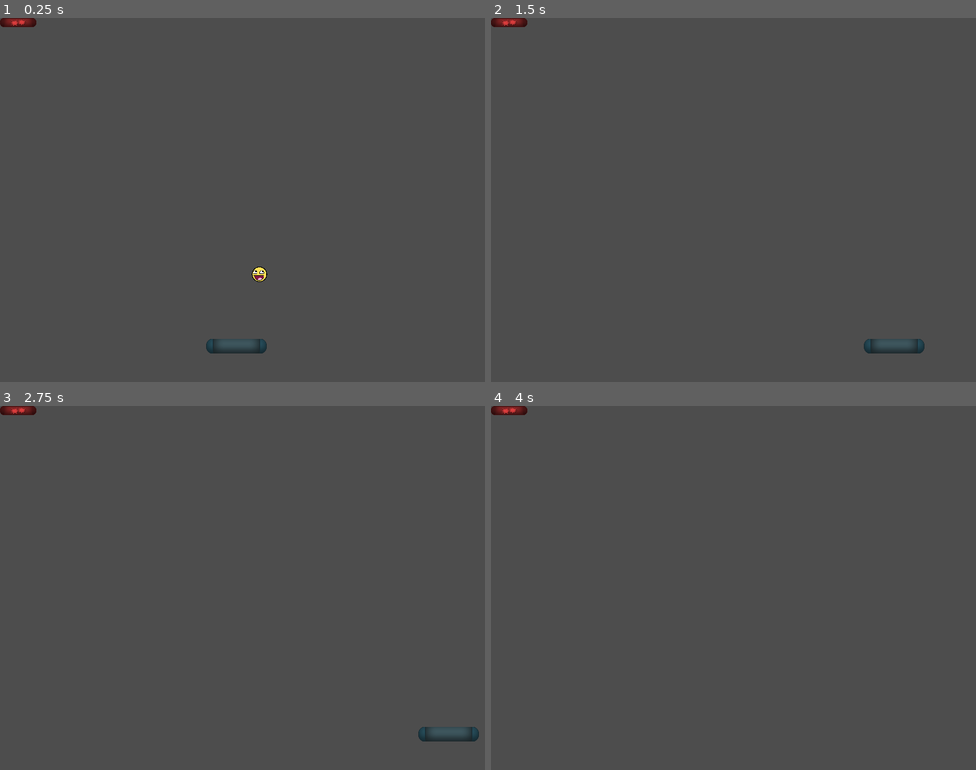
Above: before the commit, frames 1-4 (two rows, left to right).
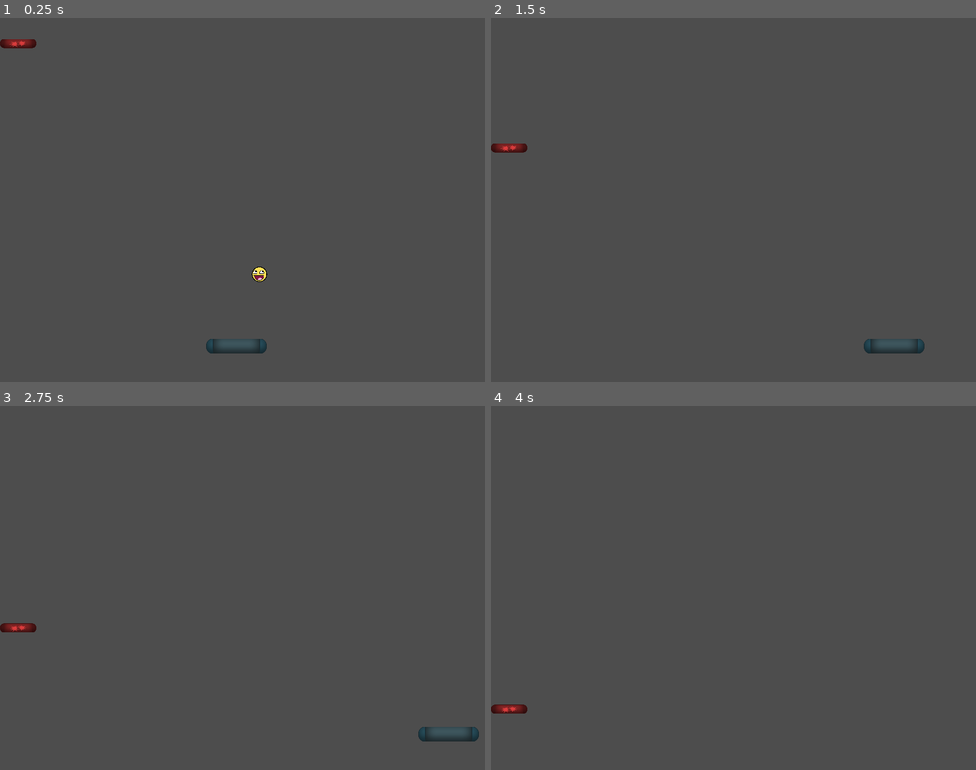
Above: after the commit, the same moments.

Repository: Drahiri/Breakout
Game: Godot game, scene res://power_ups/power_up_chaos.tscn
Two runs of this game, one before a commit and one after it. Both use one fixed random seed, a clock stepped at 60 frames per second and the inputs below. This scene is started directly instead of the project's main scene.
Inputs:
- Up to frame 1 (0.25 s): no input
- Up to frame 2 (1.5 s): hold Right (move_right) 0.53-1.28 s; hold Left (move_left) from 1.28 s (still down)
- Up to frame 3 (2.75 s): release Left (move_left) at 2.03 s; hold Right (move_right) from 2.03 s (still down)
- Up to frame 4 (4 s): release Right (move_right) at 3.53 s; hold Left (move_left) from 3.53 s (still down)

The runs differ from the first frame. In frame 1, 0.4% of the frame differs, in the area x 0-8%, y 0-9%; in frame 2, 0.4%; in frame 3, 0.4%, in the area x 0-8%, y 0-63%; in frame 4, 0.4%.

Commit message:
Add effects to Power Ups
Added to:
* increase
* passthrough
* speed
* sticky

Diff:
--- a/ball.gd
+++ b/ball.gd
@@ -5,6 +5,9 @@
 
 @onready var _direction: Vector2 = initial_direction.normalized()
 @onready var speed: float = initial_speed
+
+var sticky := false
+var passthrough := false
 
 func _physics_process(delta: float):
 	var collider := move_and_collide(_direction * speed * delta)
--- a/level.gd
+++ b/level.gd
@@ -8,8 +8,6 @@
 var _offset: Vector2
 
 @onready var _screen_size: Vector2 = get_viewport_rect().size
-@onready var Paddle = get_node("/root/Paddle")
-@onready var Ball = get_node("/root/Ball")
 
 
 func _ready():
--- /dev/null
+++ b/power_ups/power_up_chaos.gd
@@ -0,0 +1,9 @@
+extends PowerUp
+
+
+func _effect():
+	pass
+
+
+func _on_effect_duration_timeout():
+	pass
--- a/power_ups/power_up_chaos.tscn
+++ b/power_ups/power_up_chaos.tscn
@@ -1,11 +1,12 @@
-[gd_scene load_steps=3 format=3 uid="uid://bf3ihwoxqnidm"]
+[gd_scene load_steps=4 format=3 uid="uid://bf3ihwoxqnidm"]
 
 [ext_resource type="PackedScene" uid="uid://bk5qgfq61sfy6" path="res://power_ups/power_up.tscn" id="1_ws8eo"]
+[ext_resource type="Script" path="res://power_ups/power_up_chaos.gd" id="2_6tju5"]
 [ext_resource type="Texture2D" uid="uid://bsu36vjgxp4uj" path="res://textures/powerup_chaos.png" id="2_wqmt6"]
 
 [node name="PowerUpChaos" instance=ExtResource("1_ws8eo")]
 modulate = Color(0.901961, 0.25098, 0.25098, 1)
-script = null
+script = ExtResource("2_6tju5")
 
 [node name="Sprite2D" parent="." index="0"]
 texture = ExtResource("2_wqmt6")
--- /dev/null
+++ b/power_ups/power_up_confuse.gd
@@ -0,0 +1,9 @@
+extends PowerUp
+
+
+func _effect():
+	pass
+
+
+func _on_effect_duration_timeout():
+	pass
--- a/power_ups/power_up_confuse.tscn
+++ b/power_ups/power_up_confuse.tscn
@@ -1,11 +1,12 @@
-[gd_scene load_steps=3 format=3 uid="uid://d4hrr03r06aj8"]
+[gd_scene load_steps=4 format=3 uid="uid://d4hrr03r06aj8"]
 
 [ext_resource type="PackedScene" uid="uid://bk5qgfq61sfy6" path="res://power_ups/power_up.tscn" id="1_jfpt8"]
+[ext_resource type="Script" path="res://power_ups/power_up_confuse.gd" id="2_ostv8"]
 [ext_resource type="Texture2D" uid="uid://ddp6rif1gl8yx" path="res://textures/powerup_confuse.png" id="2_ww2l2"]
 
 [node name="PowerUpConfuse" instance=ExtResource("1_jfpt8")]
 modulate = Color(1, 0.301961, 0.301961, 1)
-script = null
+script = ExtResource("2_ostv8")
 
 [node name="Sprite2D" parent="." index="0"]
 texture = ExtResource("2_ww2l2")
--- /dev/null
+++ b/power_ups/power_up_increase.gd
@@ -0,0 +1,10 @@
+extends PowerUp
+
+@export var increase_size_multiplier := 1.5
+
+func _effect():
+	Paddle.scale *= increase_size_multiplier
+
+
+func _on_effect_duration_timeout():
+	pass
--- a/power_ups/power_up_increase.tscn
+++ b/power_ups/power_up_increase.tscn
@@ -1,11 +1,13 @@
-[gd_scene load_steps=3 format=3 uid="uid://bxk3xbmna15ft"]
+[gd_scene load_steps=4 format=3 uid="uid://bxk3xbmna15ft"]
 
 [ext_resource type="PackedScene" uid="uid://bk5qgfq61sfy6" path="res://power_ups/power_up.tscn" id="1_mw0vo"]
+[ext_resource type="Script" path="res://power_ups/power_up_increase.gd" id="2_36fjn"]
 [ext_resource type="Texture2D" uid="uid://ec55lef4dv67" path="res://textures/powerup_increase.png" id="2_sjt2a"]
 
 [node name="PowerUpIncrease" instance=ExtResource("1_mw0vo")]
 modulate = Color(1, 0.6, 0.4, 1)
-script = null
+script = ExtResource("2_36fjn")
+increase_size_multiplier = 1.5
 
 [node name="Sprite2D" parent="." index="0"]
 texture = ExtResource("2_sjt2a")
--- /dev/null
+++ b/power_ups/power_up_passthrough.gd
@@ -0,0 +1,11 @@
+extends PowerUp
+
+
+func _effect():
+	Ball.passthrough = true
+	modulate = Color(1.0, 0.5, 0.5)
+
+
+func _on_effect_duration_timeout():
+	Ball.passthrough = false
+	modulate = Color(1.0, 1.0, 1.0)
--- a/power_ups/power_up_passthrough.tscn
+++ b/power_ups/power_up_passthrough.tscn
@@ -1,11 +1,12 @@
-[gd_scene load_steps=3 format=3 uid="uid://bn3mqdckf6v2e"]
+[gd_scene load_steps=4 format=3 uid="uid://bn3mqdckf6v2e"]
 
 [ext_resource type="PackedScene" uid="uid://bk5qgfq61sfy6" path="res://power_ups/power_up.tscn" id="1_yij04"]
+[ext_resource type="Script" path="res://power_ups/power_up_passthrough.gd" id="2_47sbb"]
 [ext_resource type="Texture2D" uid="uid://bhh4s6fkrqy6p" path="res://textures/powerup_passthrough.png" id="2_e2jar"]
 
 [node name="PowerUpPassthrough" instance=ExtResource("1_yij04")]
 modulate = Color(0.501961, 1, 0.501961, 1)
-script = null
+script = ExtResource("2_47sbb")
 
 [node name="Sprite2D" parent="." index="0"]
 texture = ExtResource("2_e2jar")
--- a/power_ups/power_up_speed.gd
+++ b/power_ups/power_up_speed.gd
@@ -1,10 +1,10 @@
 extends PowerUp
 
-@export var ball_change_speed := 50
+@export var ball_speed_multiplier := 1.2
 
 
 func _effect():
-	Ball.speed += ball_change_speed
+	Ball.speed *= ball_speed_multiplier
 
 
 func _on_effect_duration_timeout():
--- a/power_ups/power_up_speed.tscn
+++ b/power_ups/power_up_speed.tscn
@@ -7,7 +7,7 @@
 [node name="PowerUpSpeed" instance=ExtResource("1_c7h7f")]
 modulate = Color(0.501961, 0.501961, 1, 1)
 script = ExtResource("2_hme0v")
-ball_change_speed = 50
+ball_speed_multiplier = 1.2
 
 [node name="Sprite2D" parent="." index="0"]
 texture = ExtResource("2_ybmmw")
--- /dev/null
+++ b/power_ups/power_up_sticky.gd
@@ -0,0 +1,11 @@
+extends PowerUp
+
+
+func _effect():
+	Ball.sticky = true
+	modulate = Color(1.0, 0.5, 1.0)
+
+
+func _on_effect_duration_timeout():
+	Ball.sticky = false
+	modulate = Color(1.0, 1.0, 1.0)
--- a/power_ups/power_up_sticky.tscn
+++ b/power_ups/power_up_sticky.tscn
@@ -1,11 +1,12 @@
-[gd_scene load_steps=3 format=3 uid="uid://d0sivpn3oshvj"]
+[gd_scene load_steps=4 format=3 uid="uid://d0sivpn3oshvj"]
 
 [ext_resource type="PackedScene" uid="uid://bk5qgfq61sfy6" path="res://power_ups/power_up.tscn" id="1_0dipx"]
+[ext_resource type="Script" path="res://power_ups/power_up_sticky.gd" id="2_ajxxe"]
 [ext_resource type="Texture2D" uid="uid://kiav7t2r6bkb" path="res://textures/powerup_sticky.png" id="2_k3s03"]
 
 [node name="PowerUpSticky" instance=ExtResource("1_0dipx")]
 modulate = Color(1, 0.501961, 1, 1)
-script = null
+script = ExtResource("2_ajxxe")
 
 [node name="Sprite2D" parent="." index="0"]
 texture = ExtResource("2_k3s03")
